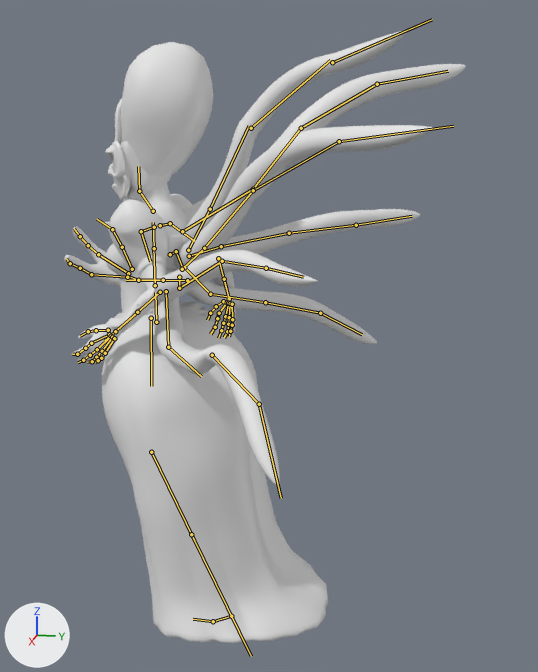
The FBX model Assets/Objects/monsterAnim.fbx as it was, and as the next commit left it.
Before and after are seen from a 50 mm lens placed at (3.19, 1.19, 2.21), pointed at (-0.05, 0.54, 1.4). Arrows for +X, +Y and +Z are at lower left; the lights stay in place. Both versions are drawn at frame 1 of the action 'root|walk'; the numbers are the values there. The bones that bend it are drawn over the model as lines.

The first picture shows 'monster'.
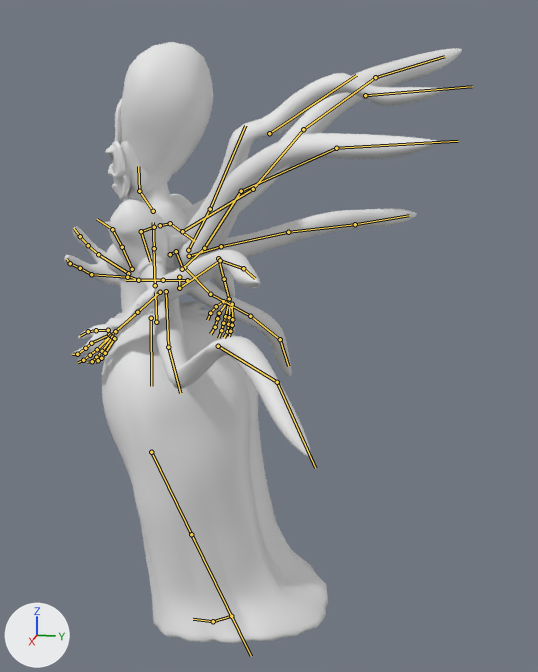
Boxes [x1, y1, x2, y2] around the edits, measured in the pictures (538 x 672 px):
'monster', posed
    before: [64, 30, 466, 643]
    after: [64, 42, 462, 643]
bone 'c_tail_01.x', root to tip
    before: (210, 209) to (249, 125)
    after: (210, 209) to (245, 125)
bone 'c_tail_02.x', root to tip
    before: (251, 128) to (330, 60)
    after: (269, 133) to (356, 75)
bone 'c_tail_03.x', root to tip
    before: (332, 62) to (432, 19)
    after: (365, 95) to (472, 86)
bone 'c_tail_01_dupli_001.x', root to tip
    before: (253, 189) to (301, 128)
    after: (253, 189) to (303, 129)
bone 'c_tail_02_dupli_001.x', root to tip
    before: (301, 128) to (377, 84)
    after: (303, 129) to (375, 77)
bone 'c_tail_01_dupli_002.x', root to tip
    before: (221, 246) to (289, 233)
    after: (221, 246) to (288, 232)
bone 'c_tail_01_dupli_003.x', root to tip
    before: (210, 294) to (265, 302)
    after: (210, 294) to (250, 316)
bone 'c_tail_02_dupli_003.x', root to tip
    before: (265, 302) to (320, 313)
    after: (250, 316) to (280, 339)
bone 'c_tail_01_dupli_004.x', root to tip
    before: (204, 248) to (253, 190)
    after: (204, 248) to (241, 191)
bone 'c_tail_02_dupli_004.x', root to tip
    before: (253, 190) to (339, 141)
    after: (241, 191) to (336, 148)
bone 'c_tail_01_dupli_005.x', root to tip
    before: (179, 288) to (222, 261)
    after: (179, 288) to (220, 260)
bone 'c_tail_02_dupli_005.x', root to tip
    before: (222, 261) to (266, 268)
    after: (220, 260) to (243, 268)
bone 'c_tail_01_dupli_006.x', root to tip
    before: (168, 347) to (201, 376)
    after: (168, 347) to (180, 393)
bone 'c_tail_02_dupli_006.x', root to tip
    before: (212, 355) to (259, 404)
    after: (218, 346) to (277, 382)

The edits, one by one:
Bone 'c_tail_01.x' (bone_c_tail_01_x) turns from (-1, 0, 4) to (0, 0, 0) degrees about its own x, y and z.
Bone 'c_tail_02.x' (bone_c_tail_02_x) moves from (-2.5, -0.9, -0.3) to (-11.5, -0.3, -6.0).
Bone 'c_tail_02.x' (bone_c_tail_02_x) turns from (-16, 3, 3) to (-20, 6, 14) degrees about its own x, y and z.
Bone 'c_tail_03.x' (bone_c_tail_03_x) moves from (0.4, 0.7, -1.2) to (-5.4, 0.3, -7.6).
Bone 'c_tail_03.x' (bone_c_tail_03_x) turns from (-1, 1, 1) to (-10, -3, 7) degrees about its own x, y and z.
Bone 'c_tail_01_dupli_001.x' (bone_c_tail_01_dupli_001_x) turns from (2, 0, 3) to (0, 0, 0) degrees about its own x, y and z.
Bone 'c_tail_02_dupli_001.x' (bone_c_tail_02_dupli_001_x) turns from (-8, 0, -3) to (0, 0, 0) degrees about its own x, y and z.
Bone 'c_tail_01_dupli_002.x' (bone_c_tail_01_dupli_002_x) turns from (15, 3, -22) to (15, 3, -20) degrees about its own x, y and z.
Bone 'c_tail_01_dupli_003.x' (bone_c_tail_01_dupli_003_x) turns from (20, 3, -15) to (0, 0, 0) degrees about its own x, y and z.
Bone 'c_tail_02_dupli_003.x' (bone_c_tail_02_dupli_003_x) turns from (8, 1, -16) to (0, 0, 0) degrees about its own x, y and z.
Bone 'c_tail_01_dupli_004.x' (bone_c_tail_01_dupli_004_x) turns from (-1, 0, 8) to (0, 0, 0) degrees about its own x, y and z.
Bone 'c_tail_02_dupli_004.x' (bone_c_tail_02_dupli_004_x) turns from (-9, 1, 8) to (-13, 3, 21) degrees about its own x, y and z.
Bone 'c_tail_01_dupli_005.x' (bone_c_tail_01_dupli_005_x) turns from (7, -1, 21) to (8, -1, 20) degrees about its own x, y and z.
Bone 'c_tail_02_dupli_005.x' (bone_c_tail_02_dupli_005_x) turns from (5, -1, 25) to (0, 0, 0) degrees about its own x, y and z.
Bone 'c_tail_01_dupli_006.x' (bone_c_tail_01_dupli_006_x) turns from (13, -1, 12) to (0, 0, 0) degrees about its own x, y and z.
Bone 'c_tail_02_dupli_006.x' (bone_c_tail_02_dupli_006_x) moves from (-5.0, -6.0, 6.9) to (-10.6, -11.6, 17.3).
Bone 'c_tail_02_dupli_006.x' (bone_c_tail_02_dupli_006_x) turns from (-6, 6, 7) to (16, 0, 25) degrees about its own x, y and z.
